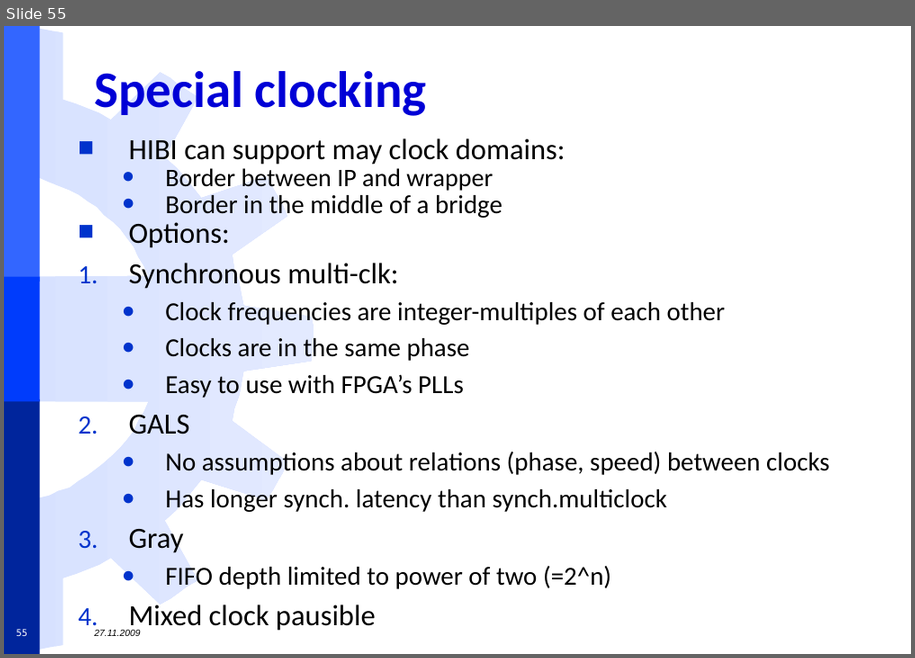
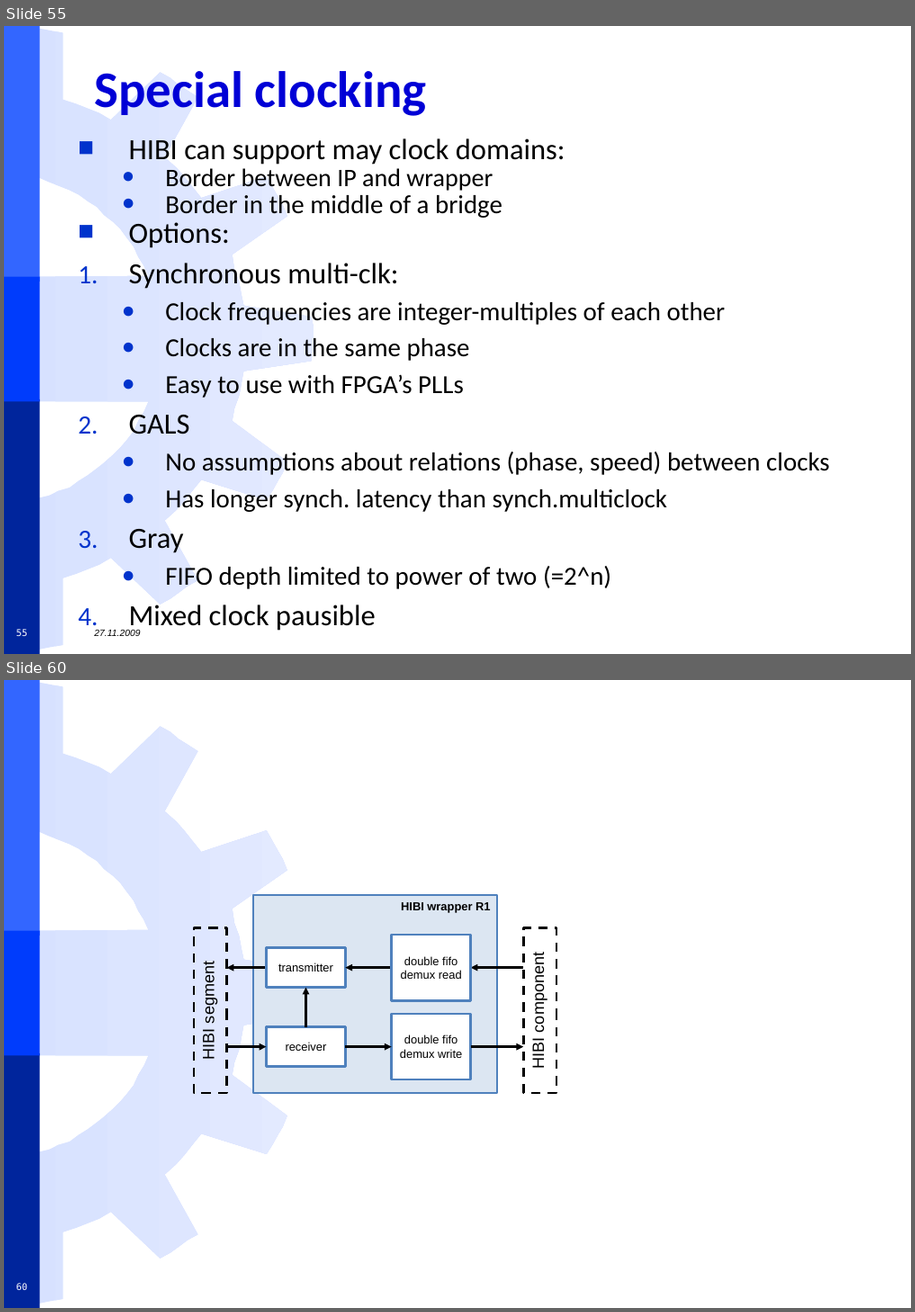
Before and after one commit to freecores/funbase_ip_library, a slide deck: TUT/ip.hwp.communication/hibi/doc/Datasheet/Fig/HIBI datasheet presentation v6_wikikuvat.pptx. Shown one above the other, each under a label of ours: slide 55 before the commit, slides 55 and 60 after it; the slides between them are not shown. The pictures are 915x658 and 915x1312 pixels, drawn with LibreOffice and Linux fonts; fonts in the diff are those of the drawing; background and template pictures are left out. Boxes give left, top, right and bottom in pixels: in the first picture for what was removed or moved away, otherwise in the second. Text is boxed around its words. In the diff, an @@ line names an element or a change of style, - is before the commit and + after.

```diff
--- a/TUT/ip.hwp.communication/hibi/doc/Datasheet/Fig/HIBI datasheet presentation v6_wikikuvat.pptx
+++ b/TUT/ip.hwp.communication/hibi/doc/Datasheet/Fig/HIBI datasheet presentation v6_wikikuvat.pptx
@@ slide 60 added at (x1=4, y1=680, x2=911, y2=1308), background #FFFFFF; not listed: 4 template elements that a slide beside it also shows @@
@@ rectangle added at (x1=253, y1=895, x2=497, y2=1093), fill #DCE6F2, outline #4F81BD 2 pt @@
@@ text added at (x1=401, y1=902, x2=490, y2=912), 10 pt, text #000000, bold @@
+HIBI wrapper R1
@@ rectangle added at (x1=194, y1=928, x2=227, y2=1093), outline #000000 2 pt dashed, 14 pt, text #000000 @@
+HIBI segment
@@ rectangle added at (x1=266, y1=948, x2=345, y2=988), fill #FFFFFF, outline #4F81BD 2 pt, 10 pt, text #000000 @@
+transmitter
@@ rectangle added at (x1=392, y1=935, x2=470, y2=1000), fill #FFFFFF, outline #4F81BD 2 pt, 10 pt, text #000000 @@
+double fifo demux read
@@ rectangle added at (x1=524, y1=928, x2=557, y2=1093), outline #000000 2 pt dashed, 14 pt, text #000000 @@
+HIBI component
@@ arrow added from (266, 968) to (227, 968), #000000 2 pt @@
@@ arrow added from (392, 968) to (346, 968), #000000 2 pt @@
@@ arrow added from (523, 968) to (470, 968), #000000 2 pt @@
@@ arrow added from (306, 1026) to (306, 988), #000000 2 pt @@
@@ rectangle added at (x1=266, y1=1026, x2=345, y2=1066), fill #FFFFFF, outline #4F81BD 2 pt, 10 pt, text #000000 @@
+receiver
@@ rectangle added at (x1=392, y1=1014, x2=470, y2=1080), fill #FFFFFF, outline #4F81BD 2 pt, 10 pt, text #000000 @@
+double fifo demux write
@@ arrow added from (227, 1047) to (266, 1047), #000000 2 pt @@
@@ arrow added from (346, 1047) to (392, 1047), #000000 2 pt @@
@@ arrow added from (470, 1047) to (523, 1047), #000000 2 pt @@
@@ page number added at (x1=17, y1=1283, x2=27, y2=1290), 8 pt, text #FFFFFF @@
+60
```
Also in this commit, not shown: 8 other slides added.
